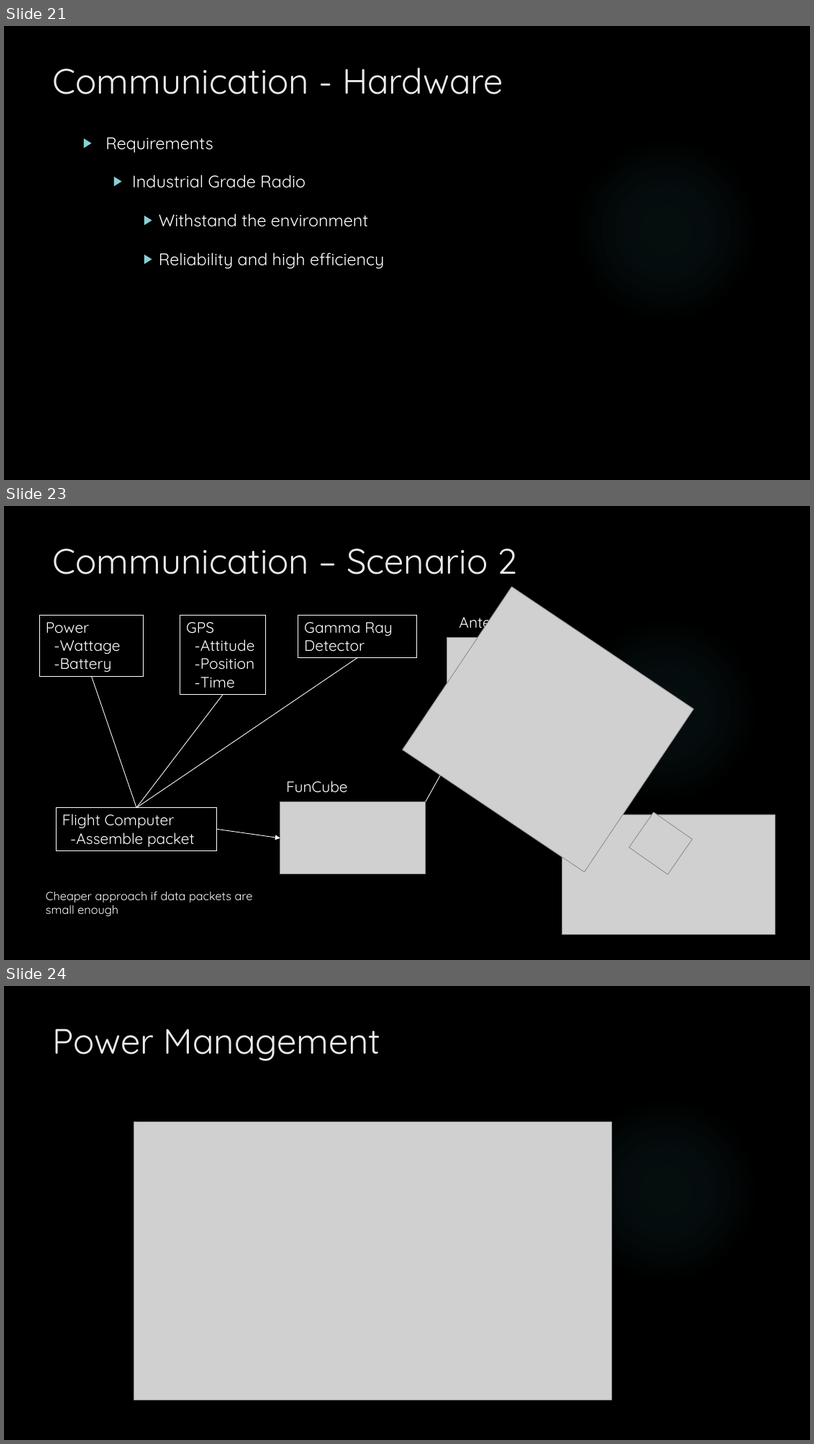
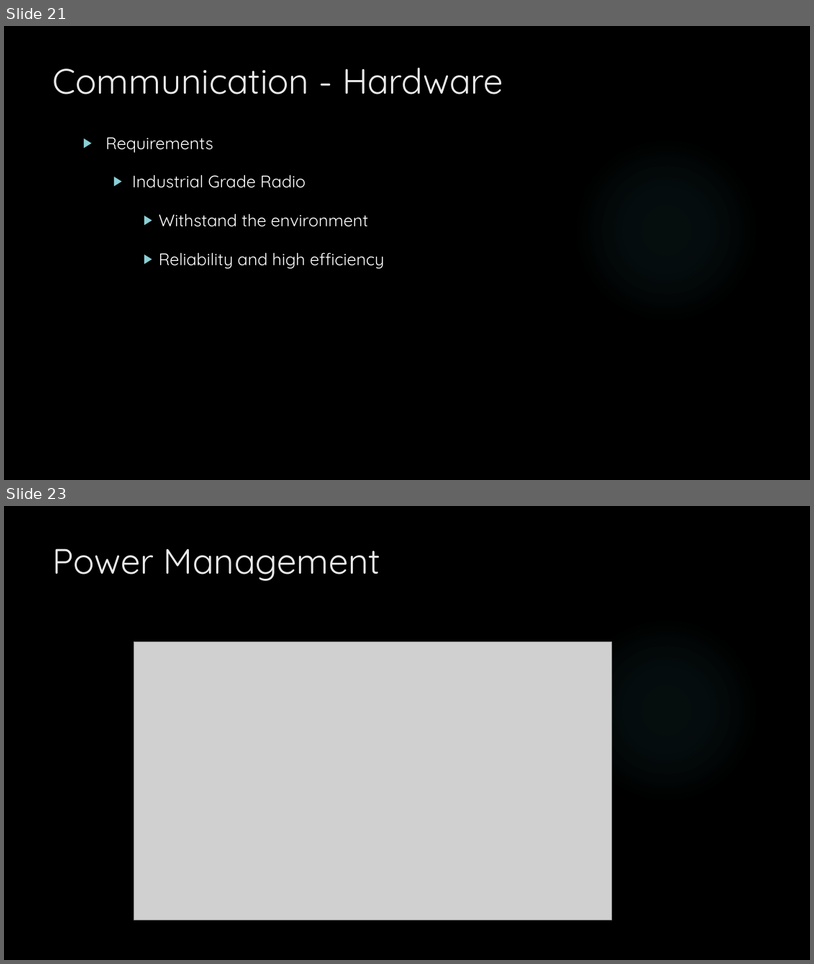
Before and after one commit to HASP-UMN/CubeSat, a slide deck: Presentations/PDR_Presentation.pptx. Shown one above the other, each under a label of ours: slides 21, 23 and 24 before the commit, slides 21 and 23 after it; the slides between them are not shown. The pictures are 814x1444 and 814x964 pixels, drawn with LibreOffice and Linux fonts; fonts in the diff are those of the drawing; grey boxes stand for pictures; background and template pictures are left out. Boxes give left, top, right and bottom in pixels: in the first picture for what was removed or moved away, otherwise in the second. Text is boxed around its words. In the diff, an @@ line names an element or a change of style, - is before the commit and + after.

Commit message:
Added Funcube manual and modified Communication slides
Still need a bit more info on some slides

```diff
--- a/Presentations/PDR_Presentation.pptx
+++ b/Presentations/PDR_Presentation.pptx
@@ slide 23 removed at <box>4,506,810,960</box>, background picture (left out); not listed: 1 template element that a slide beside it also shows @@
@@ title removed at <box>53,548,518,574</box> @@
-Communication – Scenario 2
@@ picture removed at <box>403,587,694,872</box> @@
@@ text removed at <box>459,613,517,632</box> @@
-Antenna
@@ rectangle removed at <box>40,615,143,676</box> @@
-Power
--Wattage
--Battery
@@ rectangle removed at <box>180,615,266,694</box> @@
-GPS
--Attitude
--Position
--Time
@@ rectangle removed at <box>298,615,417,658</box> @@
-Gamma Ray Detector
@@ picture removed at <box>448,637,551,738</box> @@
@@ line removed from (92, 676) to (136, 807) @@
@@ line removed from (358, 658) to (136, 807) @@
@@ line removed from (223, 694) to (136, 807) @@
@@ arrow removed from (426, 802) to (463, 735) @@
@@ text removed at <box>286,780,348,793</box> @@
-FunCube
@@ rectangle removed at <box>56,807,217,850</box> @@
-Flight Computer
--Assemble packet
@@ picture removed at <box>280,802,426,874</box> @@
@@ arrow removed from (217, 829) to (280, 838) @@
@@ picture removed at <box>563,814,775,934</box> @@
@@ picture removed at <box>630,812,693,874</box> @@
@@ text removed at <box>46,891,253,916</box> @@
-Cheaper approach if data packets are small enough
@@ what was slide 24 is now slide 23 @@
```
Also in this commit, not shown: 2 slides changed, 1 slide added, 1 other slide removed, 1 other file.
